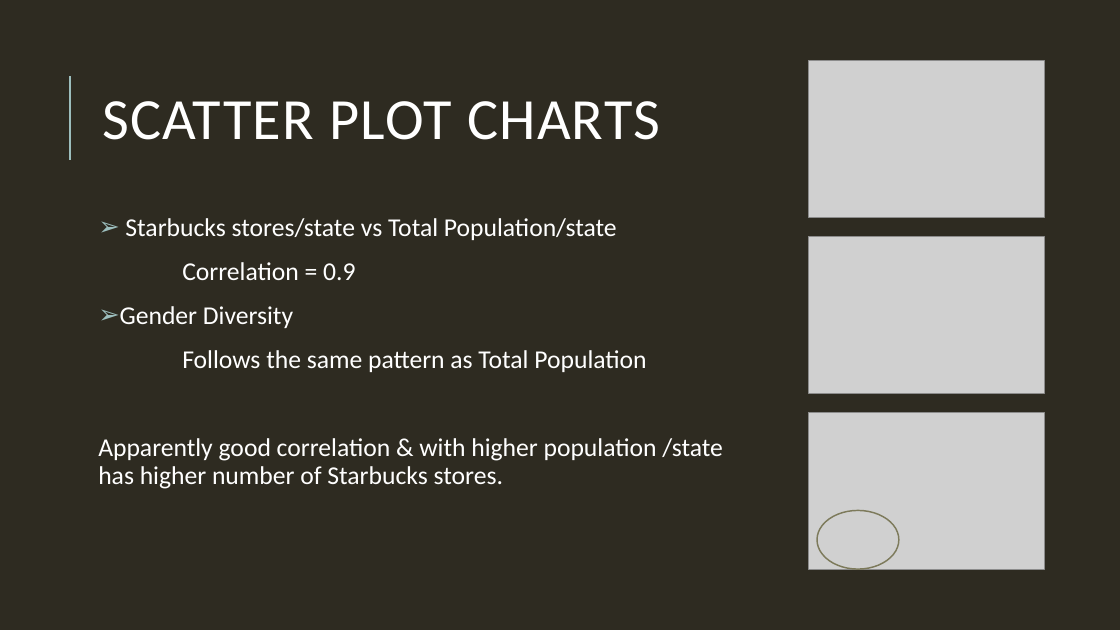
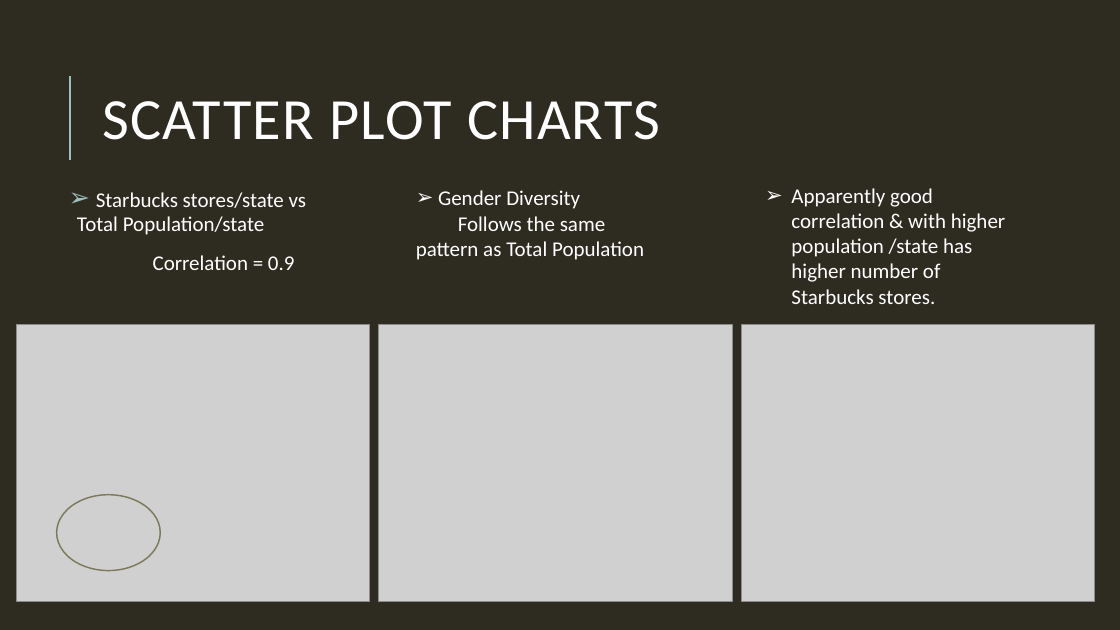
Before and after one commit to sk1990/Project_1_starbucks, a slide deck: slide 7 of Deeper dive and analysis of Starbucks locations.pptx. Drawn at 1120x630 pixels with LibreOffice and Linux fonts; fonts in the diff are those of the drawing; grey boxes stand for pictures. Boxes give left, top, right and bottom in pixels: in the first picture for what was removed or moved away, otherwise in the second. Text is boxed around its words. In the diff, an @@ line names an element or a change of style, - is before the commit and + after.

```diff
--- a/Deeper dive and analysis of Starbucks locations.pptx
+++ b/Deeper dive and analysis of Starbucks locations.pptx
@@ text "Starbucks stores/state vs Total Population/state": place and size @@
-text "Starbucks stores/state vs Total Population/state" at (98,218,722,489)
+text "Starbucks stores/state vs Total Population/state" at (77,192,307,270)
@@ text "Starbucks stores/state vs Total Population/state" at (77,192,307,270): size 22 to 18 pt @@
@@ text added at (416,190,644,260), 18 pt, text #FFFFFF @@
+➢ Gender Diversity
+Follows the same pattern as Total Population
@@ text added at (791,188,1005,304), 18 pt, text #FFFFFF @@
+➢ Apparently good correlation & with higher population /state has higher number of Starbucks stores.
@@ picture: place and size @@
-picture at (809,413,1044,570)
+picture at (16,324,370,602)
@@ text at (98,306,722,489): paragraphs removed @@
-➢ Gender Diversity
-Follows the same pattern as Total Population
-Apparently good correlation & with higher population /state has higher number of Starbucks stores.
@@ picture: place and size @@
-picture at (809,60,1044,218)
+picture at (379,324,733,602)
@@ picture: place and size @@
-picture at (809,237,1044,394)
+picture at (741,324,1095,602)
@@ ellipse: place and size @@
-ellipse at (818,511,899,570)
+ellipse at (56,495,160,571)
```
Also in this commit, not shown: 6 other slides changed, 1 slide added, 4 slides removed.
